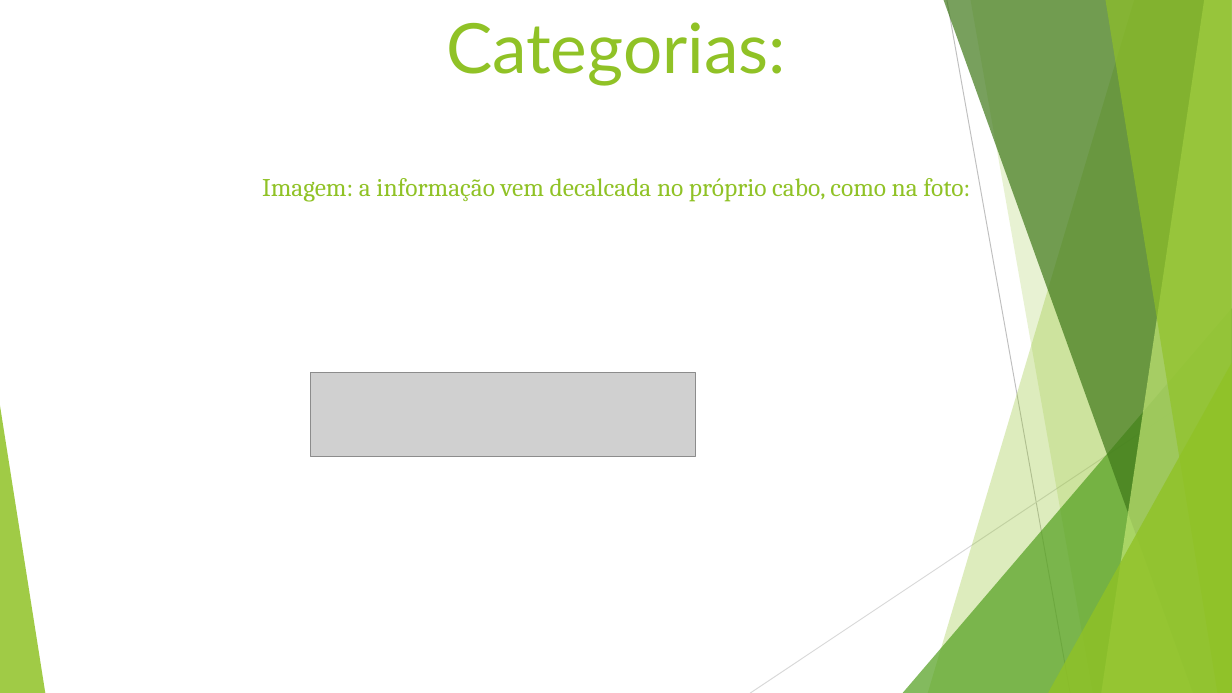
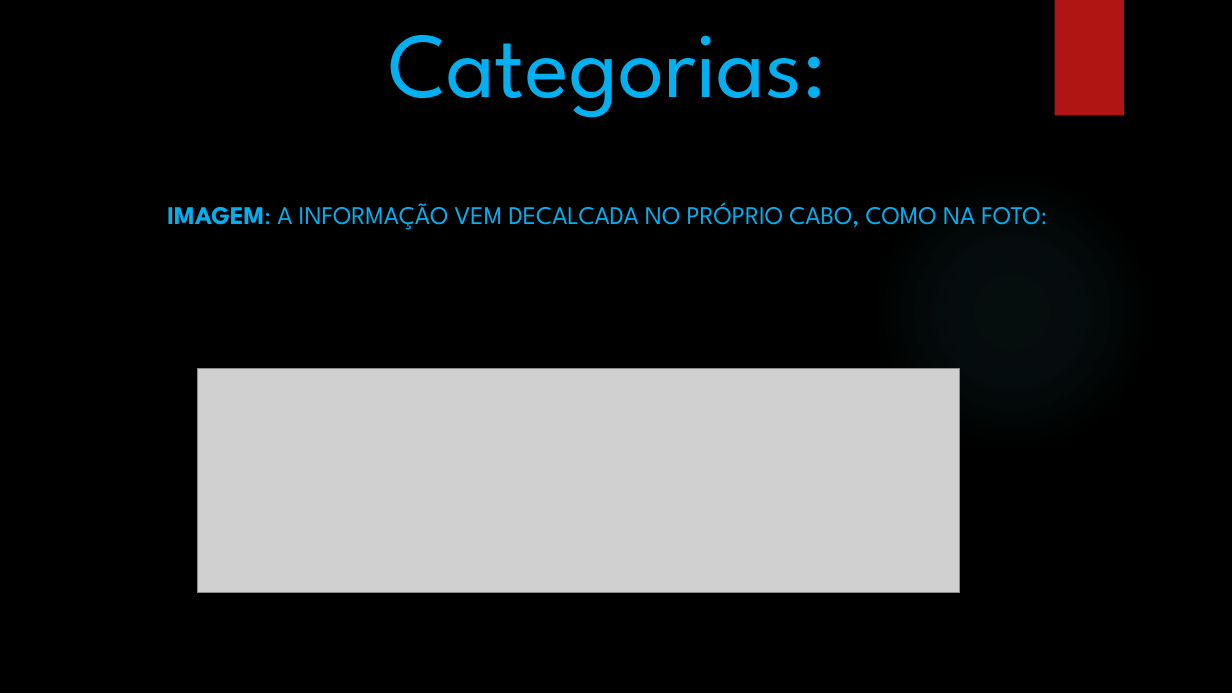
Before and after one commit to luziamartins/luziamartins, a slide deck: slide 6 of 0771-Tipos de Redes-trabalho pratico.pptx. Drawn at 1232x693 pixels with LibreOffice and Linux fonts; fonts in the diff are those of the drawing; grey boxes stand for pictures; background and template pictures are left out. Boxes give left, top, right and bottom in pixels: in the first picture for what was removed or moved away, otherwise in the second. Text is boxed around its words. In the diff, an @@ line names an element or a change of style, - is before the commit and + after.

```diff
--- a/0771-Tipos de Redes-trabalho pratico.pptx
+++ b/0771-Tipos de Redes-trabalho pratico.pptx
@@ background #FFFFFF to picture (left out) @@
@@ rectangle added at <box>1055,0,1124,116</box>, fill #B01513 @@
@@ title at <box>167,35,1047,230</box>: text changed; font Cambria to League Spartan; text colour #90C226 to #00B0F0 @@
-Categorias:
-Imagem: a informação vem decalcada no próprio cabo, como na foto:
+Categorias:
+IMAGEM: A INFORMAÇÃO VEM DECALCADA NO PRÓPRIO CABO, COMO NA FOTO:
@@ ellipse added at <box>870,169,1154,454</box>, fill gradient #50B9C1 @@
@@ picture added at <box>197,369,959,592</box> @@
@@ picture removed at <box>311,372,696,457</box> @@
@@ group removed at <box>0,0,1232,693</box>: 5 freeform shapes, 3 triangles, 2 lines @@
```
Also in this commit, not shown: 8 other slides changed, 6 slides added, 15 slides removed.
